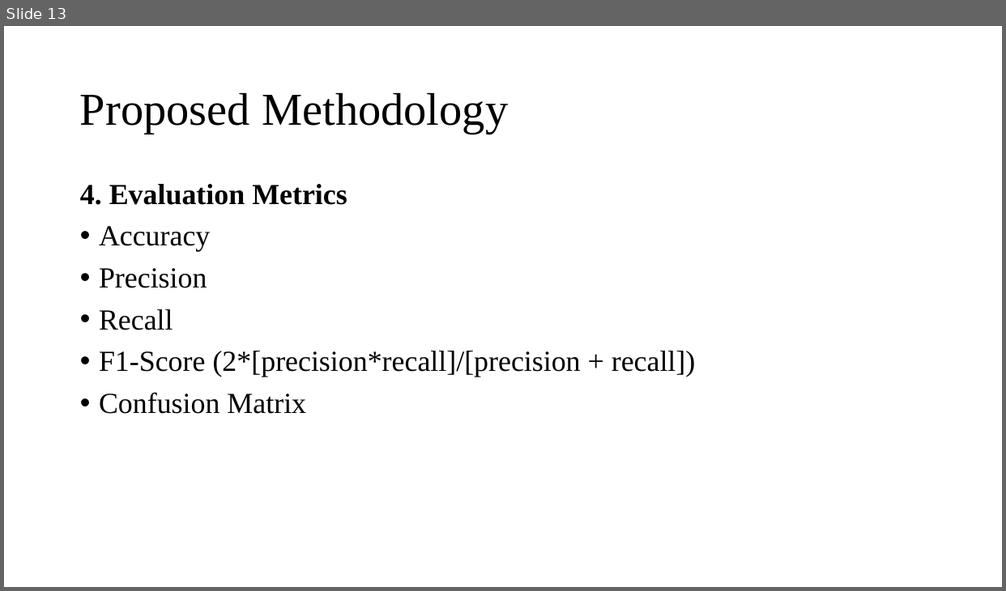
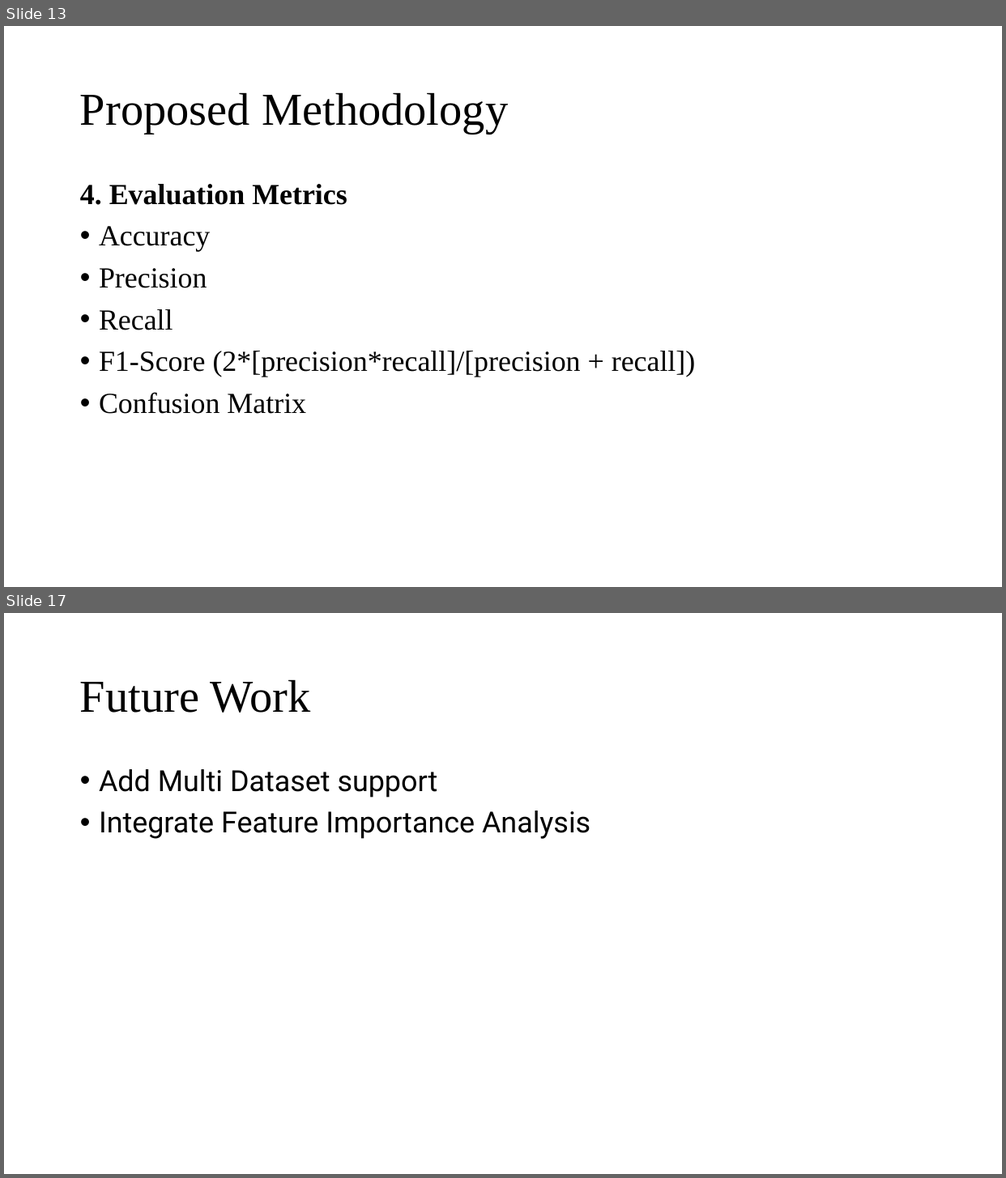
Before and after one commit to Singh177Kushagra/pbl_project, a slide deck: Kushagra Singh 2427030043 PBL-2 PPT.pptx. Shown one above the other, each under a label of ours: slide 13 before the commit, slides 13 and 17 after it; the slides between them are not shown. The pictures are 1006x591 and 1006x1178 pixels, drawn with LibreOffice and Linux fonts; fonts in the diff are those of the drawing. Boxes give left, top, right and bottom in pixels: in the first picture for what was removed or moved away, otherwise in the second. Text is boxed around its words. In the diff, an @@ line names an element or a change of style, - is before the commit and + after.

```diff
--- a/Kushagra Singh 2427030043 PBL-2 PPT.pptx
+++ b/Kushagra Singh 2427030043 PBL-2 PPT.pptx
@@ slide 17 added at [4, 613, 1002, 1174], background #FFFFFF @@
@@ title added at [80, 679, 310, 713], 44 pt, text #000000 @@
+Future Work
@@ text added at [99, 769, 590, 839], 28 pt, text #000000 @@
+• Add Multi Dataset support
+• Integrate Feature Importance Analysis
```
Also in this commit, not shown: 7 slides changed.
